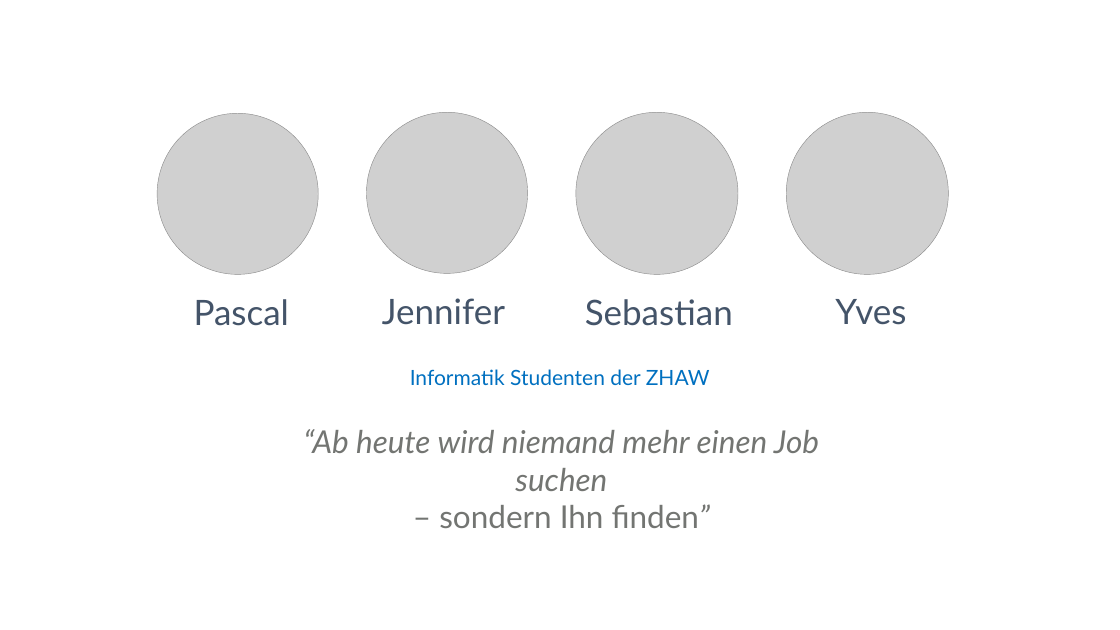
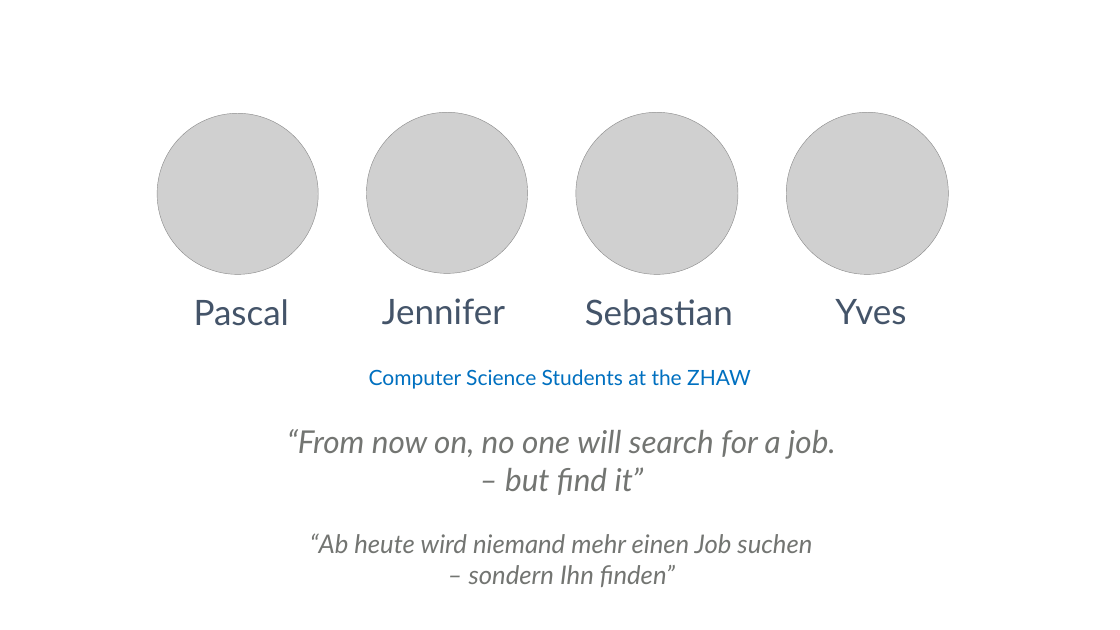
Before and after one commit to pandermatt/Jobinator-Website, a slide deck: slide 2 of Presentation/Projektidee Präsentation_Entwurf_01.pptx. Drawn at 1120x630 pixels with LibreOffice and Linux fonts; fonts in the diff are those of the drawing; grey boxes stand for pictures. Boxes give left, top, right and bottom in pixels: in the first picture for what was removed or moved away, otherwise in the second. Text is boxed around its words. In the diff, an @@ line names an element or a change of style, - is before the commit and + after.

Commit message:
Add präsi

```diff
--- a/Presentation/Projektidee Präsentation_Entwurf_01.pptx
+++ b/Presentation/Projektidee Präsentation_Entwurf_01.pptx
@@ text at <box>369,369,751,389</box>: text changed @@
-Informatik Studenten der ZHAW
+Computer Science Students at the ZHAW
@@ text at <box>287,429,836,495</box>: paragraphs added @@
+“From now on, no one will search for a job.
+– but find it”
@@ text at <box>310,533,812,587</box>: size 54 to 44 pt in "“Ab heute wird niemand mehr einen Job ...", "– sondern Ihn finden”"; italic on in "– sondern Ihn finden”" @@
```
Also in this commit, not shown: 5 other slides changed, 1 slide added, 1 slide removed.
